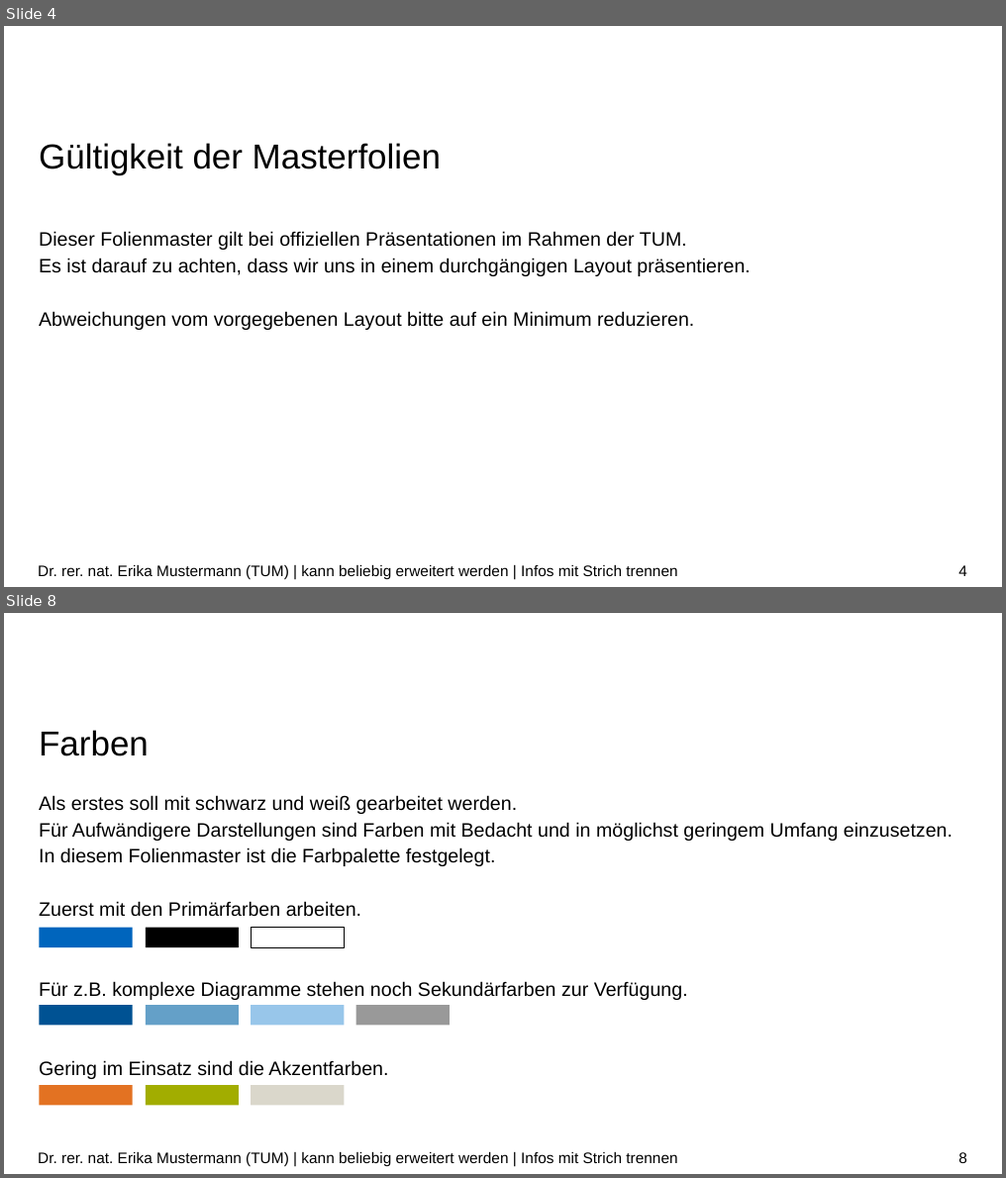
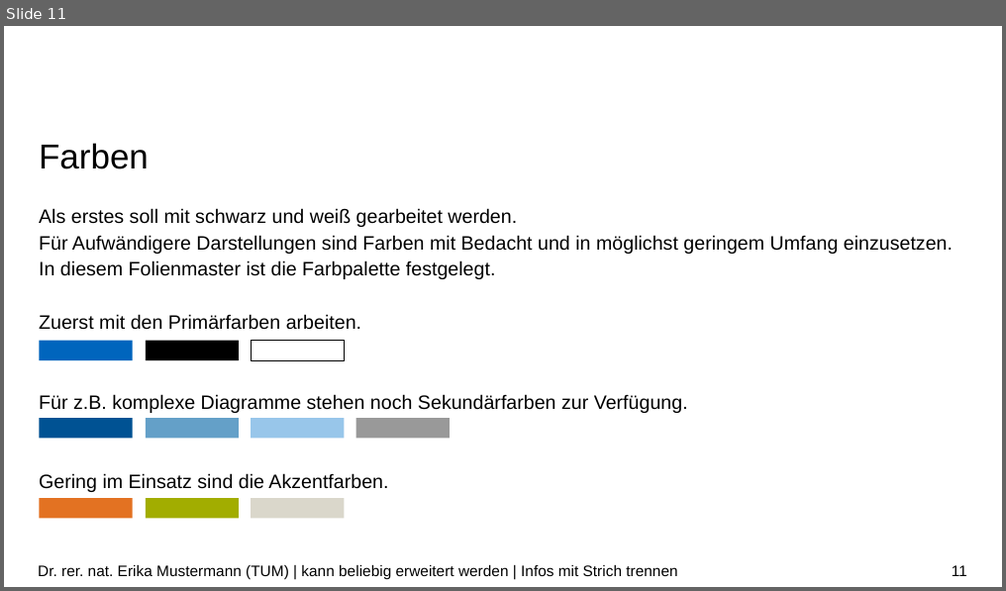
Before and after one commit to Goblin-0-0-7/n-body-cuda, a slide deck: presentation/nbody - Presentation.pptx. Shown one above the other, each under a label of ours: slides 4 and 8 before the commit, slide 11 after it; the slides between them are not shown. The pictures are 1006x1178 and 1006x591 pixels, drawn with LibreOffice and Linux fonts; fonts in the diff are those of the drawing; background and template pictures are left out. Boxes give left, top, right and bottom in pixels: in the first picture for what was removed or moved away, otherwise in the second. Text is boxed around its words. In the diff, an @@ line names an element or a change of style, - is before the commit and + after.

```diff
--- a/presentation/nbody - Presentation.pptx
+++ b/presentation/nbody - Presentation.pptx
@@ slide 4 removed at [4, 26, 1002, 587], background #FFFFFF @@
@@ title removed at [39, 143, 441, 175] @@
-Gültigkeit der Masterfolien
@@ text removed at [39, 231, 750, 330] @@
-Dieser Folienmaster gilt bei offiziellen Präsentationen im Rahmen der TUM.
-Es ist darauf zu achten, dass wir uns in einem durchgängigen Layout präsentieren.
-Abweichungen vom vorgegebenen Layout bitte auf ein Minimum reduzieren.
@@ text removed at [38, 566, 677, 580] @@
-Dr. rer. nat. Erika Mustermann (TUM) | kann beliebig erweitert werden | Infos mit Strich trennen
@@ page number removed at [958, 566, 967, 576] @@
-4
@@ what was slide 8 is now slide 11 @@
@@ page number at [951, 566, 967, 576]: text changed @@
-8
+11
```
Also in this commit, not shown: 1 slide changed, 10 slides added, 19 other slides removed.
